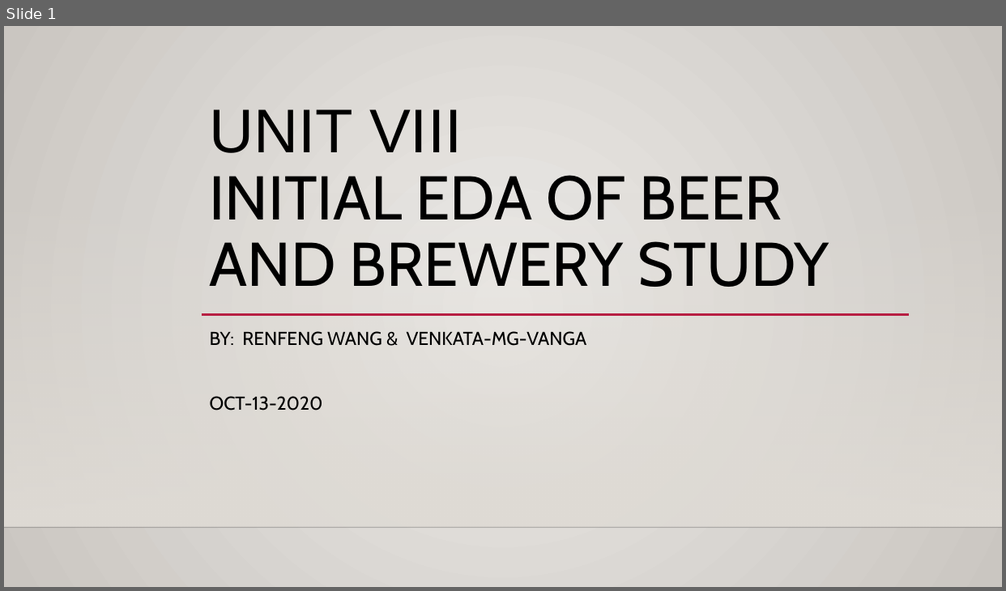
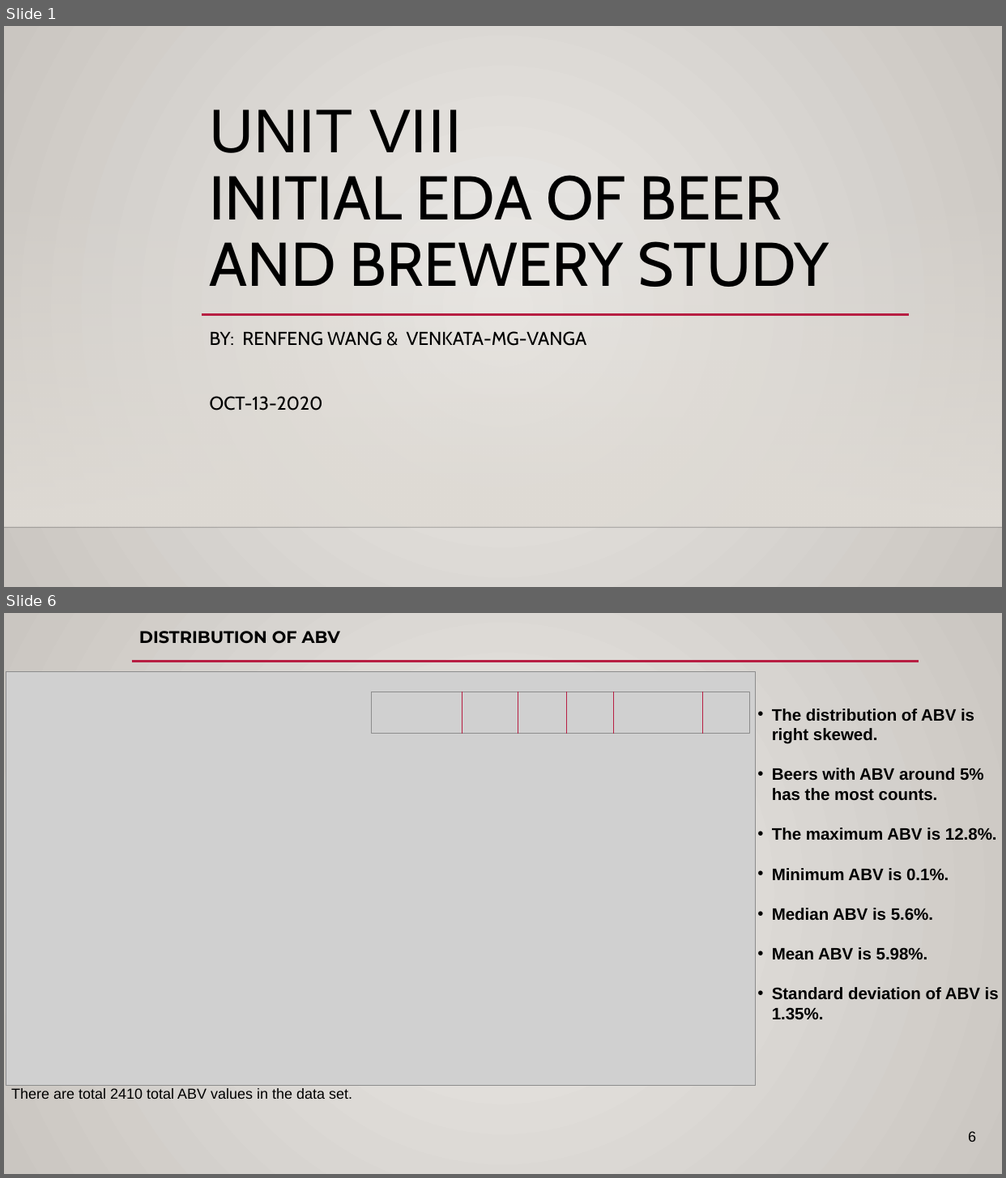
Before and after one commit to VenkataVanga/MSDS-6306, a slide deck: Unit8_Live_Session_Assignment.pptx. Shown one above the other, each under a label of ours: slide 1 before the commit, slides 1 and 6 after it; the slides between them are not shown. The pictures are 1006x591 and 1006x1178 pixels, drawn with LibreOffice and Linux fonts; fonts in the diff are those of the drawing; grey boxes stand for pictures; background and template pictures are left out. Boxes give left, top, right and bottom in pixels: in the first picture for what was removed or moved away, otherwise in the second. Text is boxed around its words. In the diff, an @@ line names an element or a change of style, - is before the commit and + after.

```diff
--- a/Unit8_Live_Session_Assignment.pptx
+++ b/Unit8_Live_Session_Assignment.pptx
@@ slide 6 added at (4,613,1002,1174), background gradient #ECEAE7 to #CAC7C1 @@
@@ title added at (139,631,340,644), 16.2 pt, text #000000, bold @@
+DISTRIBUTION OF ABV
@@ line added from (132, 661) to (918, 661), #B71E42 2.5 pt @@
@@ picture added at (6,672,756,1086) @@
@@ group added at (372,692,750,734): 5 lines, 1 picture @@
@@ text added at (772,709,999,1020), 16 pt, text #000000, bold @@
+• The distribution of ABV is right skewed.
+• Beers with ABV around 5% has the most counts.
+• The maximum ABV is 12.8%.
+• Minimum ABV is 0.1%.
+• Median ABV is 5.6%.
+• Mean ABV is 5.98%.
+• Standard deviation of ABV is 1.35%.
@@ text added at (11,1088,352,1099), 14 pt, text #000000 @@
+There are total 2410 total ABV values in the data set.
@@ page number added at (968,1131,976,1142), 14 pt, text #000000 @@
+6
```
Also in this commit, not shown: 3 slides changed, 4 other slides added, 2 slides removed.
